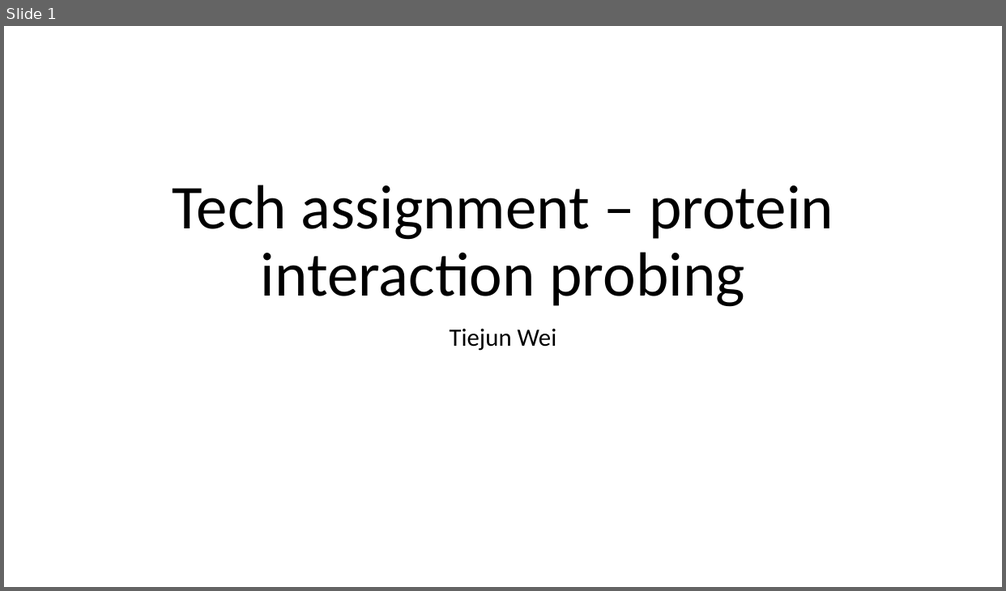
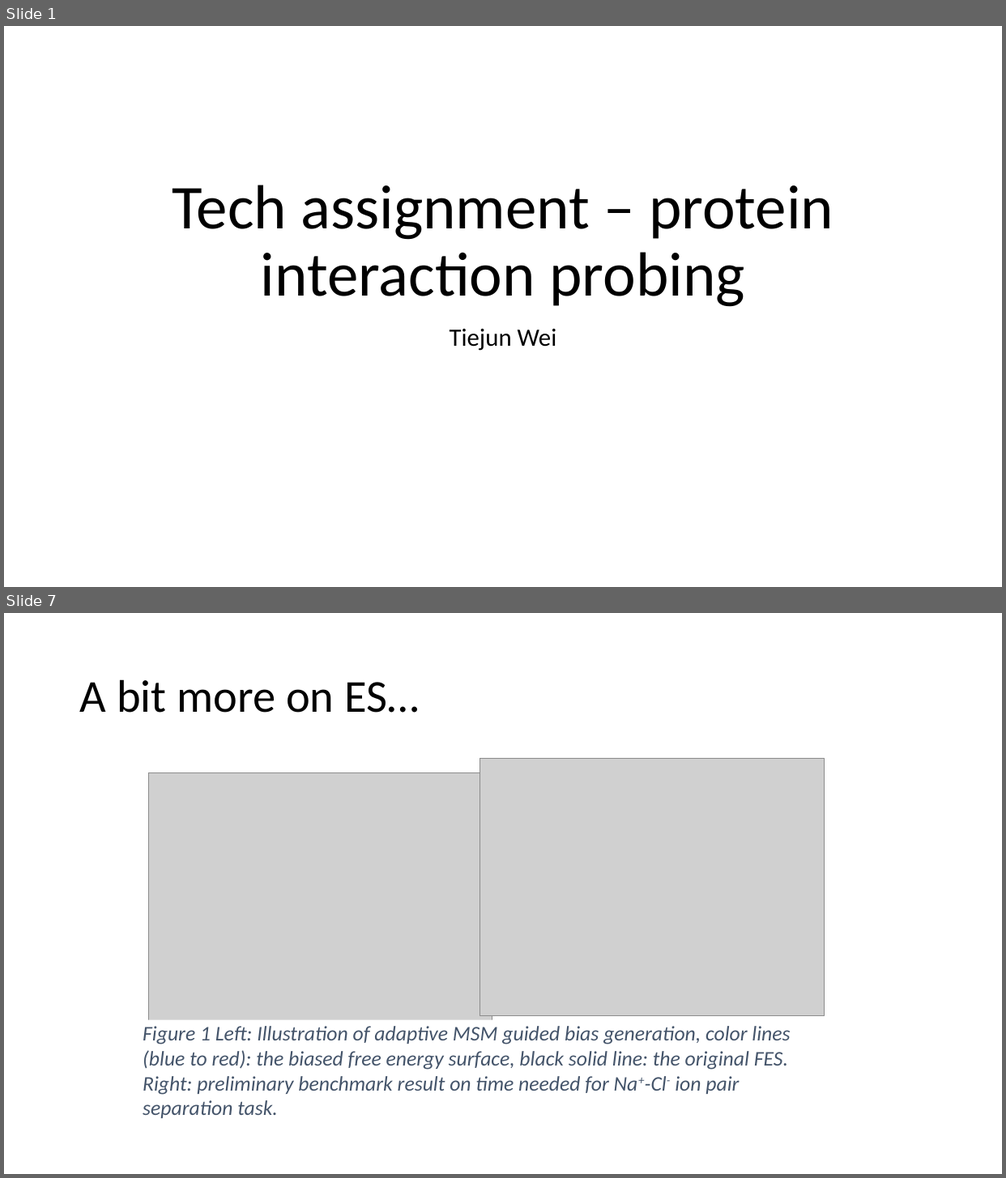
Before and after one commit to DerienFe/InstaD_pro_abc, a slide deck: Tech_assignment_slides.pptx. Shown one above the other, each under a label of ours: slide 1 before the commit, slides 1 and 7 after it; the slides between them are not shown. The pictures are 1006x591 and 1006x1178 pixels, drawn with LibreOffice and Linux fonts; fonts in the diff are those of the drawing; grey boxes stand for pictures. Boxes give left, top, right and bottom in pixels: in the first picture for what was removed or moved away, otherwise in the second. Text is boxed around its words. In the diff, an @@ line names an element or a change of style, - is before the commit and + after.

```diff
--- a/Tech_assignment_slides.pptx
+++ b/Tech_assignment_slides.pptx
@@ slide 7 added at (4, 613, 1002, 1174), background #FFFFFF @@
@@ title added at (80, 679, 419, 713), 44 pt, text #000000 @@
+A bit more on ES…
@@ picture added at (480, 758, 824, 1016) @@
@@ picture added at (148, 773, 492, 1031) @@
@@ text added at (143, 1026, 790, 1118), 20 pt, text #44546A, italic @@
+Figure 1 Left: Illustration of adaptive MSM guided bias generation, color lines (blue to red): the biased free energy surface, black solid line: the original FES. Right: preliminary benchmark result on time needed for Na+-Cl- ion pair separation task.
```
Also in this commit, not shown: 5 other slides added, 3 slides removed, 10 other files.
